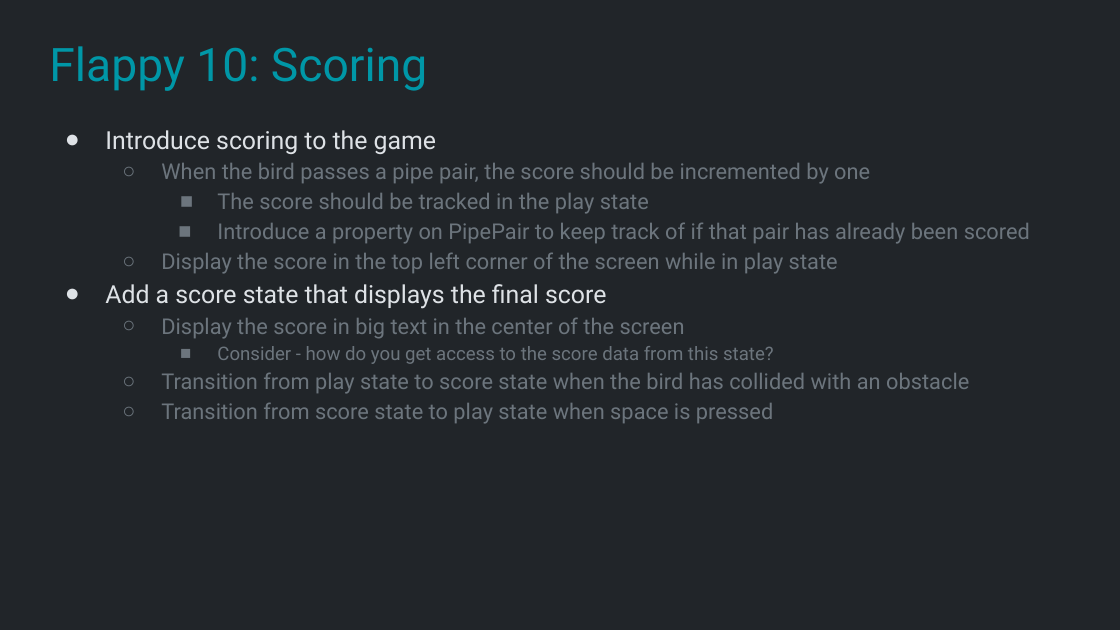
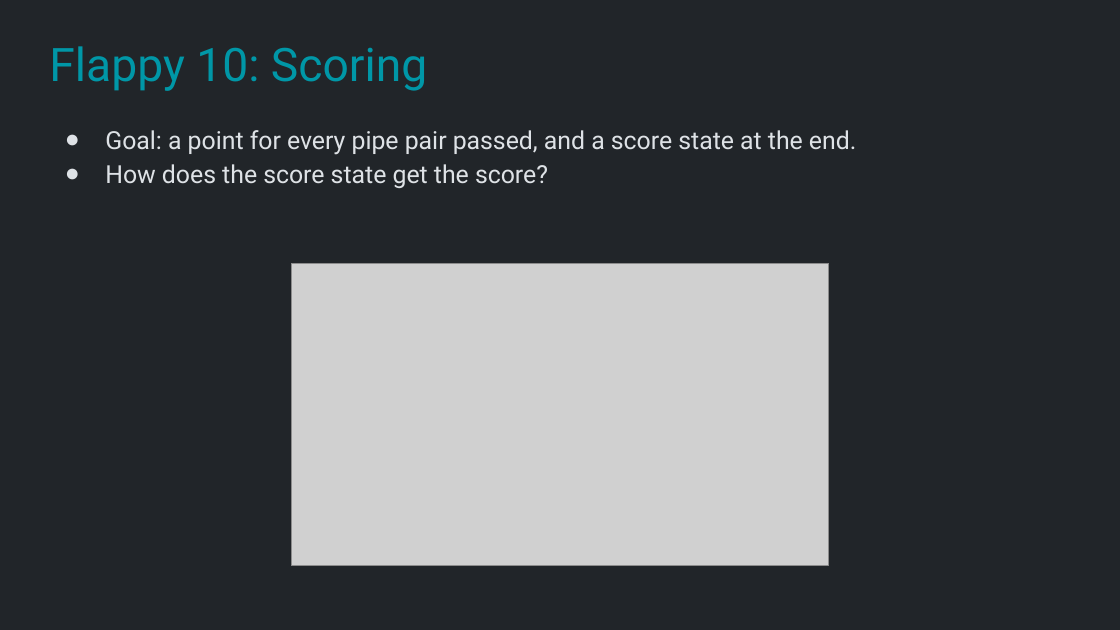
Before and after one commit to Metamate/gar, a slide deck: slide 33 of slides/02 Flappy Bird.pptx. Drawn at 1120x630 pixels with LibreOffice and Linux fonts; fonts in the diff are those of the drawing; grey boxes stand for pictures. Boxes give left, top, right and bottom in pixels: in the first picture for what was removed or moved away, otherwise in the second. Text is boxed around its words. In the diff, an @@ line names an element or a change of style, - is before the commit and + after.

```diff
--- a/slides/02 Flappy Bird.pptx
+++ b/slides/02 Flappy Bird.pptx
@@ text at <box>105,130,856,188</box>: text changed; size 14 to 16 pt; text colour #6C757D to #DEE2E6 @@
-● Introduce scoring to the game
-  ○ When the bird passes a pipe pair, the score should be incremented by one
-    ■ The score should be tracked in the play state
-    ■ Introduce a property on PipePair to keep track of if that pair has already been scored
-  ○ Display the score in the top left corner of the screen while in play state
-● Add a score state that displays the final score
-  ○ Display the score in big text in the center of the screen
-    ■ Consider - how do you get access to the score data from this state?
-  ○ Transition from play state to score state when the bird has collided with an obstacle
-  ○ Transition from score state to play state when space is pressed
+● Goal: a point for every pipe pair passed, and a score state at the end.
+● How does the score state get the score?
@@ picture added at <box>291,263,829,566</box> @@
```
Also in this commit, not shown: 12 other slides changed, 2 slides added, 1 slide removed, 1 other file.
